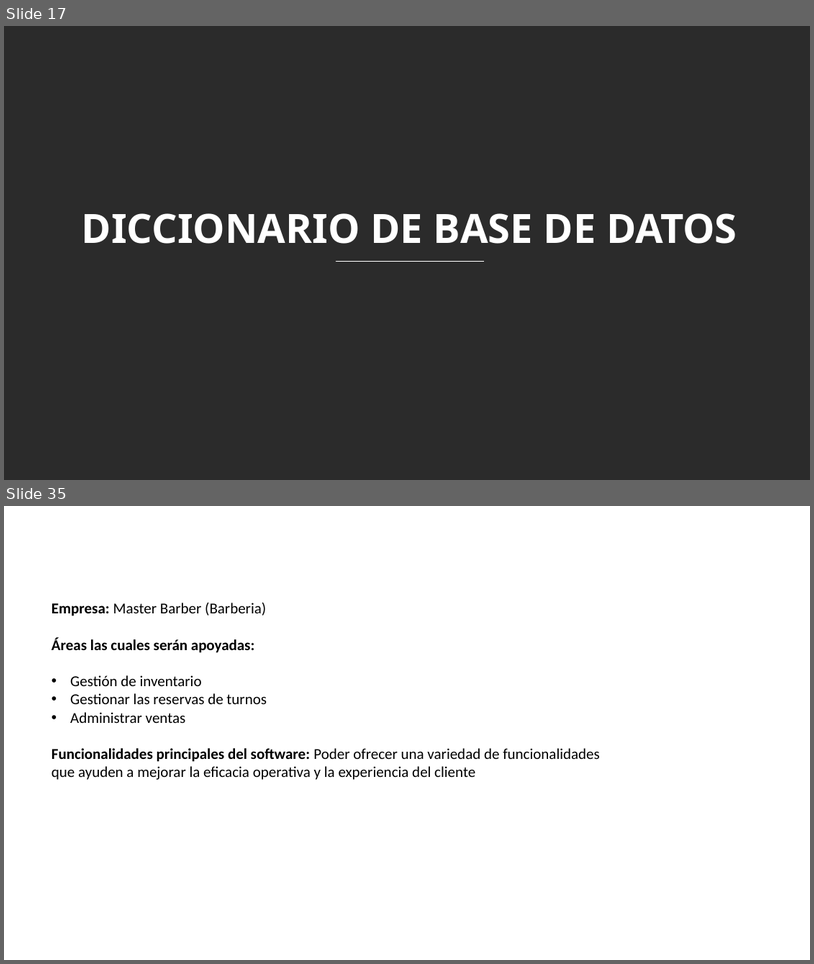
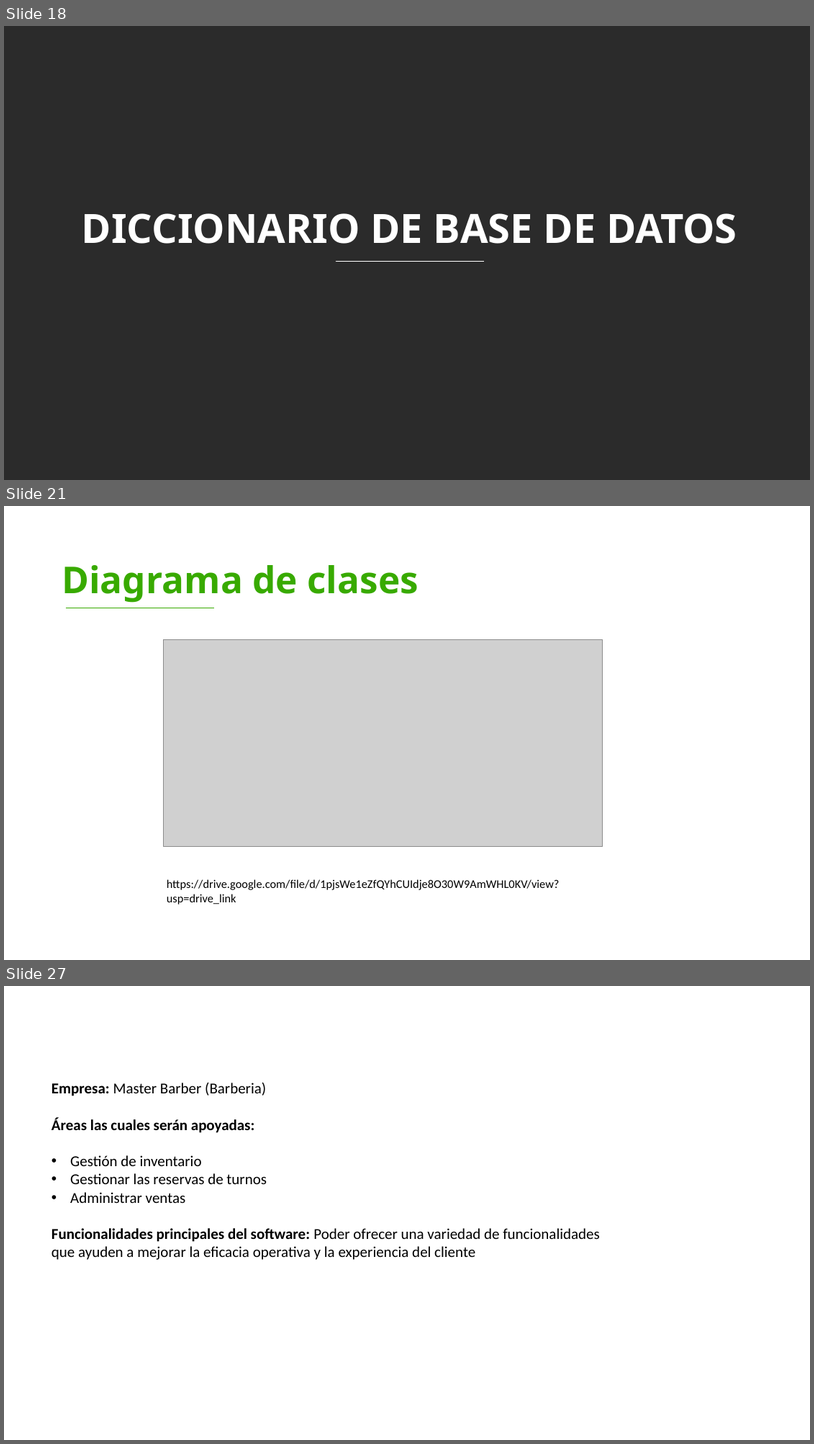
Before and after one commit to DavidV4iss/Master-Barber, a slide deck: PRESENTACION ENTREGABLES 2/Entregables 2.pptx. Shown one above the other, each under a label of ours: slides 17 and 35 before the commit, slides 18, 21 and 27 after it; the slides between them are not shown. The pictures are 814x964 and 814x1444 pixels, drawn with LibreOffice and Linux fonts; fonts in the diff are those of the drawing; grey boxes stand for pictures; background and template pictures are left out; a plain dark background stands for a picture behind light text. Boxes give left, top, right and bottom in pixels: in the first picture for what was removed or moved away, otherwise in the second. Text is boxed around its words. In the diff, an @@ line names an element or a change of style, - is before the commit and + after.

```diff
--- a/PRESENTACION ENTREGABLES 2/Entregables 2.pptx
+++ b/PRESENTACION ENTREGABLES 2/Entregables 2.pptx
@@ slide 21 added at bbox=[4, 506, 810, 960], background picture (left out) @@
@@ text added at bbox=[62, 565, 419, 602], 44 pt, text #38AA00, bold @@
+Diagrama de clases
@@ line added from (66, 608) to (214, 608), #38AA00 1 pt @@
@@ picture added at bbox=[163, 640, 603, 846] @@
@@ text added at bbox=[167, 879, 560, 904], 14 pt, text #000000 @@
+https://drive.google.com/file/d/1pjsWe1eZfQYhCUIdje8O30W9AmWHL0KV/view?usp=drive_link
@@ what was slide 17 is now slide 18 @@
@@ what was slide 35 is now slide 27 @@
```
Also in this commit, not shown: 5 slides changed, 6 other slides added, 15 slides removed.
